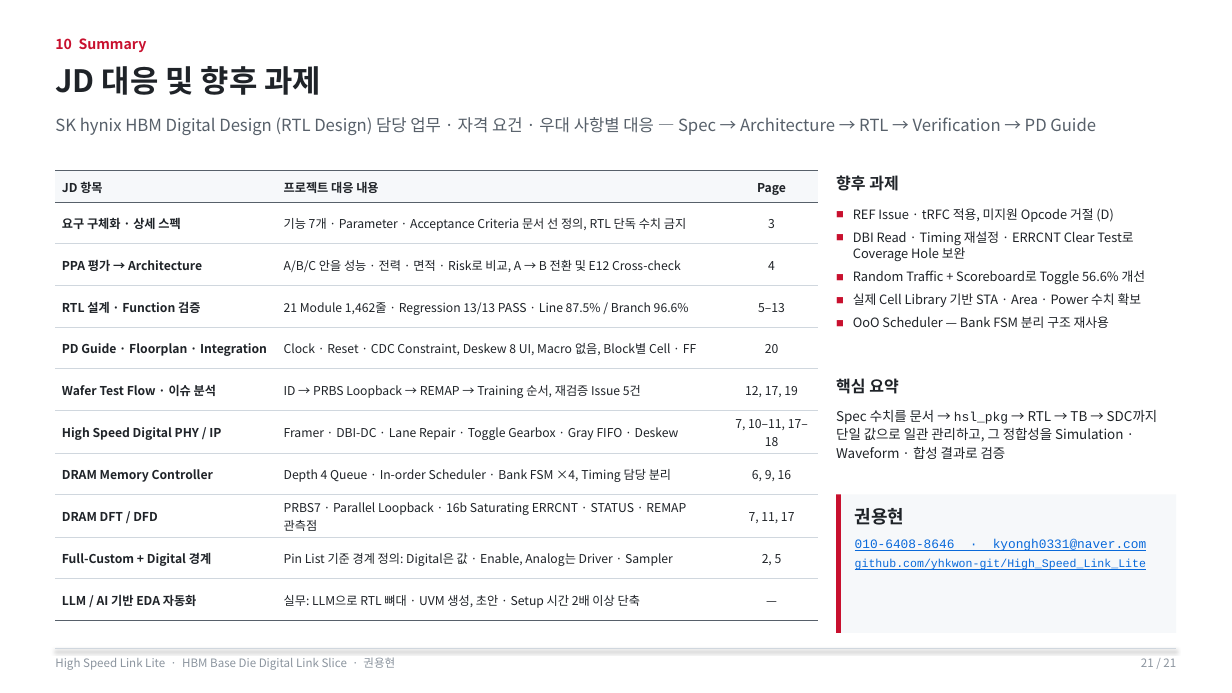
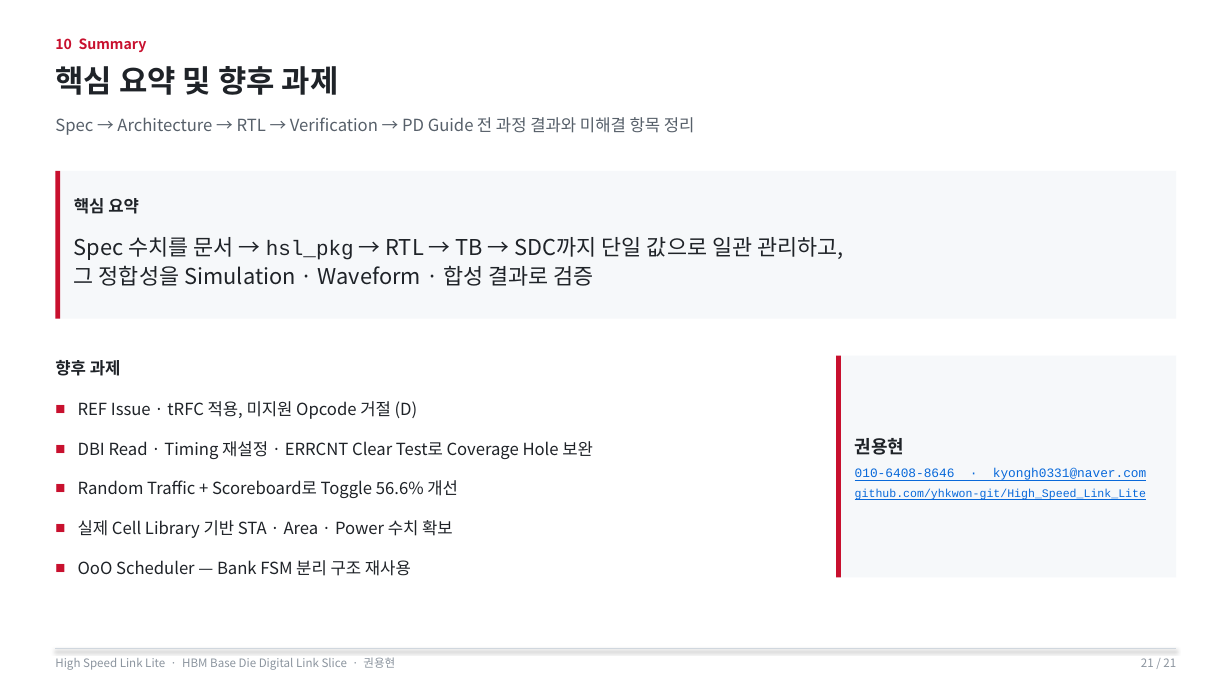
Before and after one commit to yhkwon-git/High_Speed_Link_Lite, a slide deck: slide 21 of portfolio-deck/HighSpeedLinkLite_Portfolio.pptx. Drawn at 1232x693 pixels with LibreOffice and Linux fonts; fonts in the diff are those of the drawing. Boxes give left, top, right and bottom in pixels: in the first picture for what was removed or moved away, otherwise in the second. Text is boxed around its words. In the diff, an @@ line names an element or a change of style, - is before the commit and + after.

```diff
--- a/portfolio-deck/HighSpeedLinkLite_Portfolio.pptx
+++ b/portfolio-deck/HighSpeedLinkLite_Portfolio.pptx
@@ text at (55,66,339,95): text changed @@
-JD 대응 및 향후 과제
+핵심 요약 및 향후 과제
@@ text at (55,117,695,135): text changed @@
-SK hynix HBM Digital Design (RTL Design) 담당 업무 · 자격 요건 · 우대 사항별 대응 — Spec → Architecture → RTL → Verification → PD Guide
+Spec → Architecture → RTL → Verification → PD Guide 전 과정 결과와 미해결 항목 정리
@@ table removed at (55,171,818,618), 11 rows, 3 columns @@
-JD 항목 | 프로젝트 대응 내용 | Page
-요구 구체화 · 상세 스펙 | 기능 7개 · Parameter · Acceptance Criteria 문서 선 정의, RTL 단독 수치 금지 | 3
-PPA 평가 → Architecture | A/B/C 안을 성능 · 전력 · 면적 · Risk로 비교, A → B 전환 및 E12 Cross-check | 4
-RTL 설계 · Function 검증 | 21 Module 1,462줄 · Regression 13/13 PASS · Line 87.5% / Branch 96.6% | 5–13
-PD Guide · Floorplan · Integration | Clock · Reset · CDC Constraint, Deskew 8 UI, Macro 없음, Block별 Cell · FF | 20
-Wafer Test Flow · 이슈 분석 | ID → PRBS Loopback → REMAP → Training 순서, 재검증 Issue 5건 | 12, 17, 19
-High Speed Digital PHY / IP | Framer · DBI-DC · Lane Repair · Toggle Gearbox · Gray FIFO · Deskew | 7, 10–11, 17–18
-DRAM Memory Controller | Depth 4 Queue · In-order Scheduler · Bank FSM ×4, Timing 담당 분리 | 6, 9, 16
-DRAM DFT / DFD | PRBS7 · Parallel Loopback · 16b Saturating ERRCNT · STATUS · REMAP 관측점 | 7, 11, 17
-Full-Custom + Digital 경계 | Pin List 기준 경계 정의: Digital은 값 · Enable, Analog는 Driver · Sampler | 2, 5
-LLM / AI 기반 EDA 자동화 | 실무: LLM으로 RTL 뼈대 · UVM 생성, 초안 · Setup 시간 2배 이상 단축 | —
@@ rectangle added at (55,171,1177,319), fill #F6F8FA @@
@@ rectangle added at (55,171,60,319), fill #C8102E @@
@@ text "핵심 요약" at (74,198,139,214): size 12.5 to 13 pt @@
@@ text "핵심 요약": place and size @@
-text "핵심 요약" at (836,378,898,394)
+text "핵심 요약" at (74,198,139,214)
@@ text "Spec 수치를 문서 → hsl_pkg ...": place and size @@
-text "Spec 수치를 문서 → hsl_pkg ..." at (836,410,1158,459)
+text "Spec 수치를 문서 → hsl_pkg ..." at (74,237,844,286)
@@ text "Spec 수치를 문서 → hsl_pkg ..." at (74,237,844,286): size 10.5 to 17 pt; size 10.1 to 16.3 pt in "hsl_pkg" @@
@@ text "향후 과제": place and size @@
-text "향후 과제" at (836,175,898,191)
+text "향후 과제" at (55,360,121,376)
@@ text "향후 과제" at (55,360,121,376): size 12.5 to 13 pt @@
@@ rectangle: place and size @@
-rectangle at (836,494,1177,633)
+rectangle at (836,356,1177,578)
@@ rectangle: place and size @@
-rectangle at (836,494,841,633)
+rectangle at (836,356,841,578)
@@ text "권용현": place and size @@
-text "권용현" at (855,508,1146,570)
+text "권용현" at (855,438,1146,500)
@@ text "권용현" at (855,438,1146,500): vertical alignment top to middle @@
@@ text "REF Issue · tRFC 적용, ...": place and size @@
-text "REF Issue · tRFC 적용, ..." at (853,208,1146,328)
+text "REF Issue · tRFC 적용, ..." at (78,401,593,576)
@@ text "REF Issue · tRFC 적용, ..." at (78,401,593,576): size 10 to 13 pt; indent changed; more space between paragraphs @@
```
Also in this commit, not shown: 3 other files.
